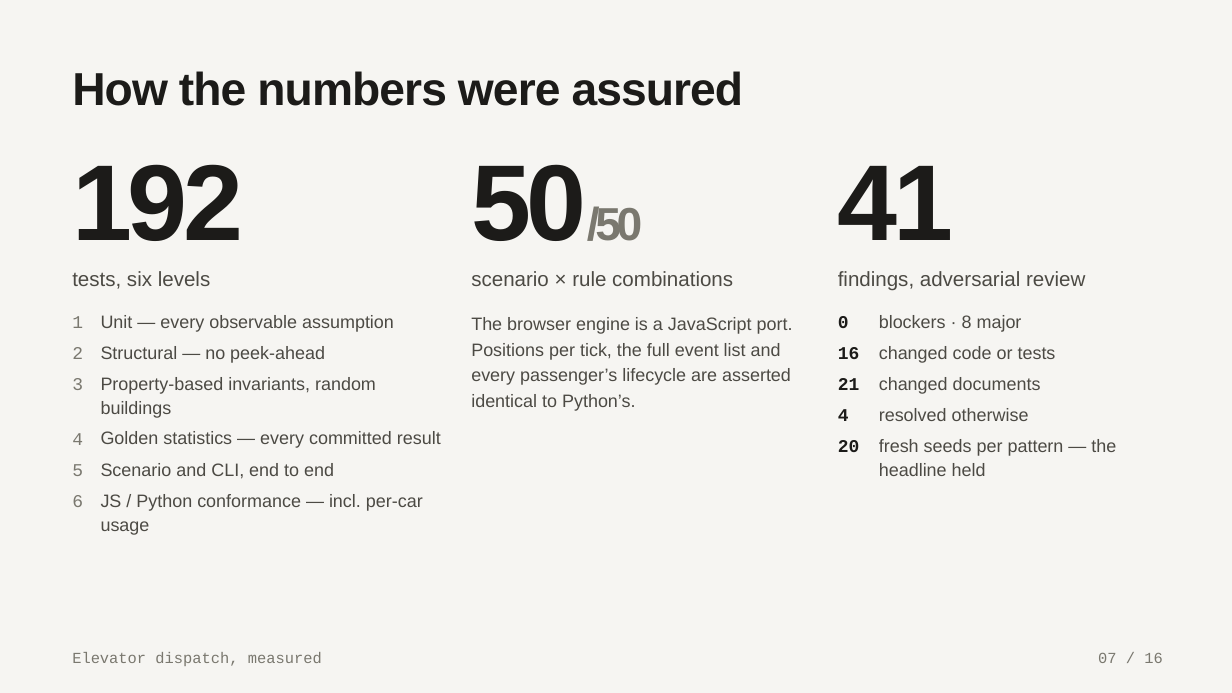
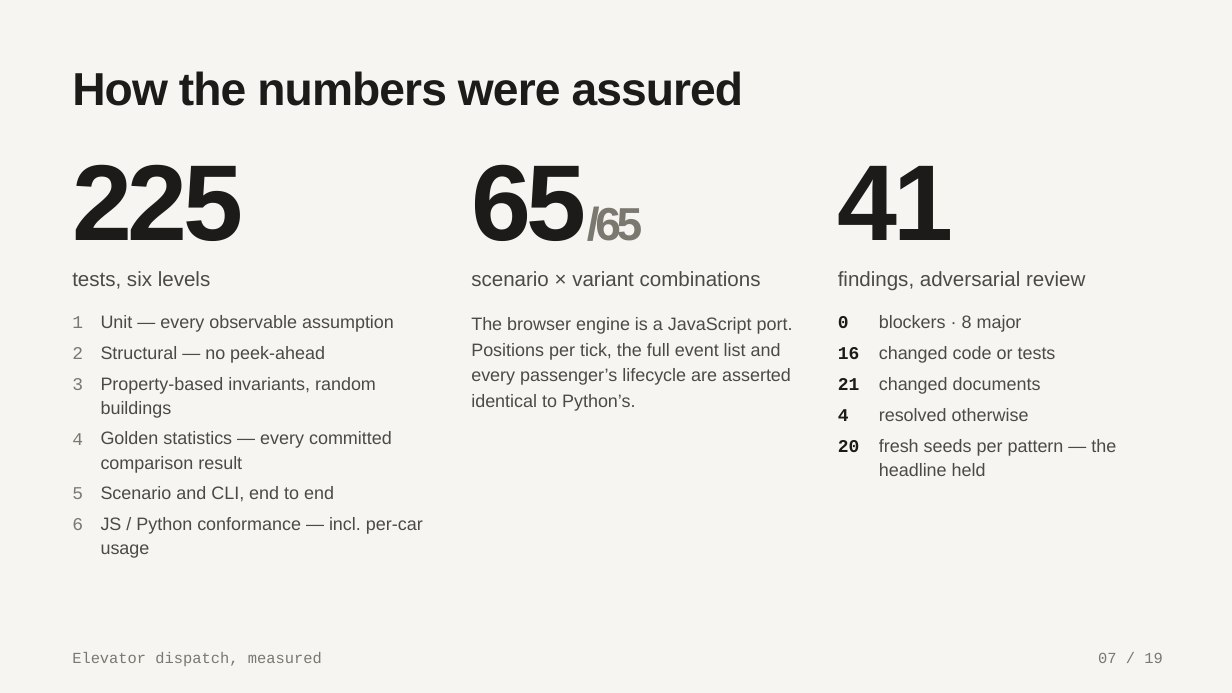
Before and after one commit to samuelgregorovic/elevator-dispatch-sim, a slide deck: slide 7 of docs/presentation/elevator-dispatch.pptx. Drawn at 1232x693 pixels with LibreOffice and Linux fonts; fonts in the diff are those of the drawing. Boxes give left, top, right and bottom in pixels: in the first picture for what was removed or moved away, otherwise in the second. Text is boxed around its words. In the diff, an @@ line names an element or a change of style, - is before the commit and + after.

```diff
--- a/docs/presentation/elevator-dispatch.pptx
+++ b/docs/presentation/elevator-dispatch.pptx
@@ text at (x1=72, y1=164, x2=243, y2=241): text changed @@
-192
+225
@@ text at (x1=471, y1=164, x2=643, y2=241): text changed @@
-50/50
+65/65
@@ text at (x1=471, y1=271, x2=761, y2=286): text changed @@
-scenario × rule combinations
+scenario × variant combinations
@@ text at (x1=101, y1=431, x2=392, y2=473): text changed @@
-Golden statistics — every committed result
+Golden statistics — every committed comparison result
@@ 4 texts moved together from (x1=72, y1=463, x2=423, y2=535) to (x1=72, y1=486, x2=423, y2=558) @@
@@ text at (x1=1098, y1=653, x2=1162, y2=663): text changed @@
-07 / 16
+07 / 19
```
Also in this commit, not shown: 15 other slides changed, 3 slides added, 2 other files.
